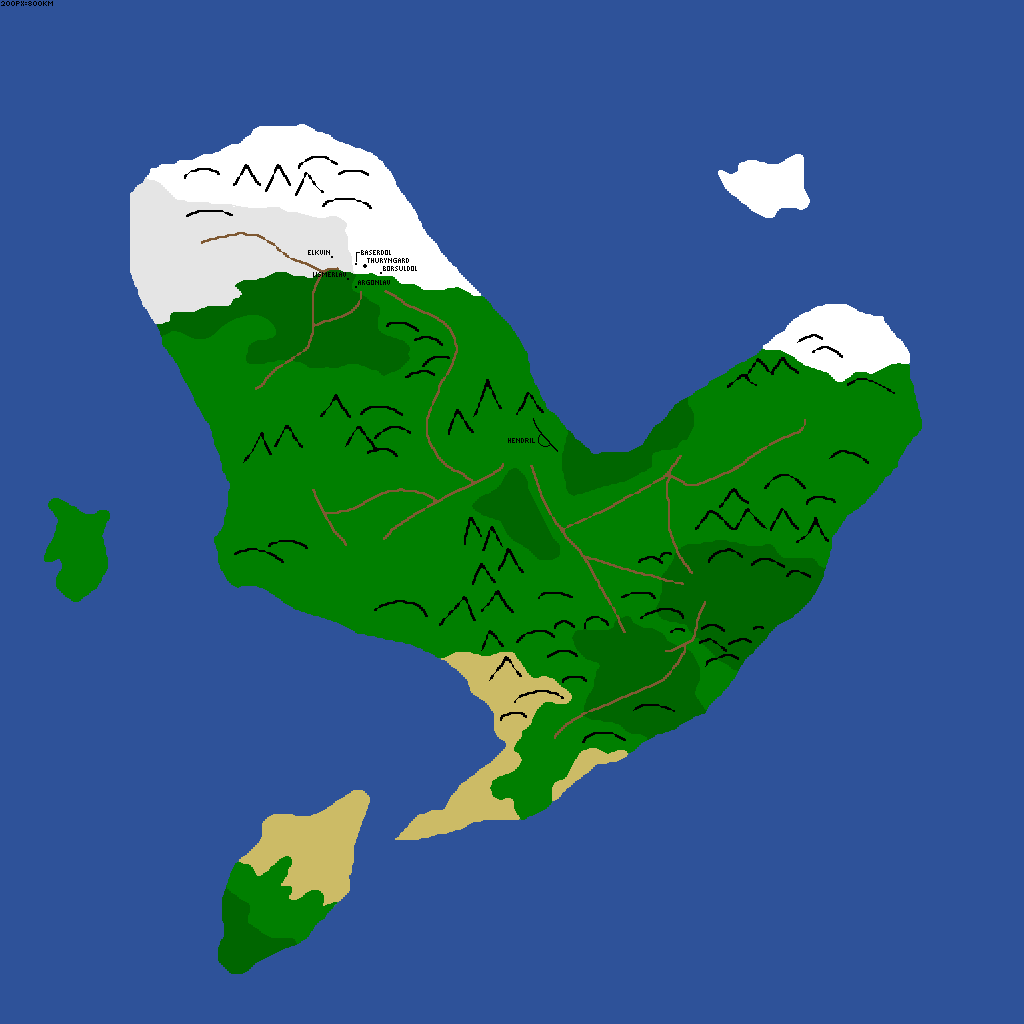
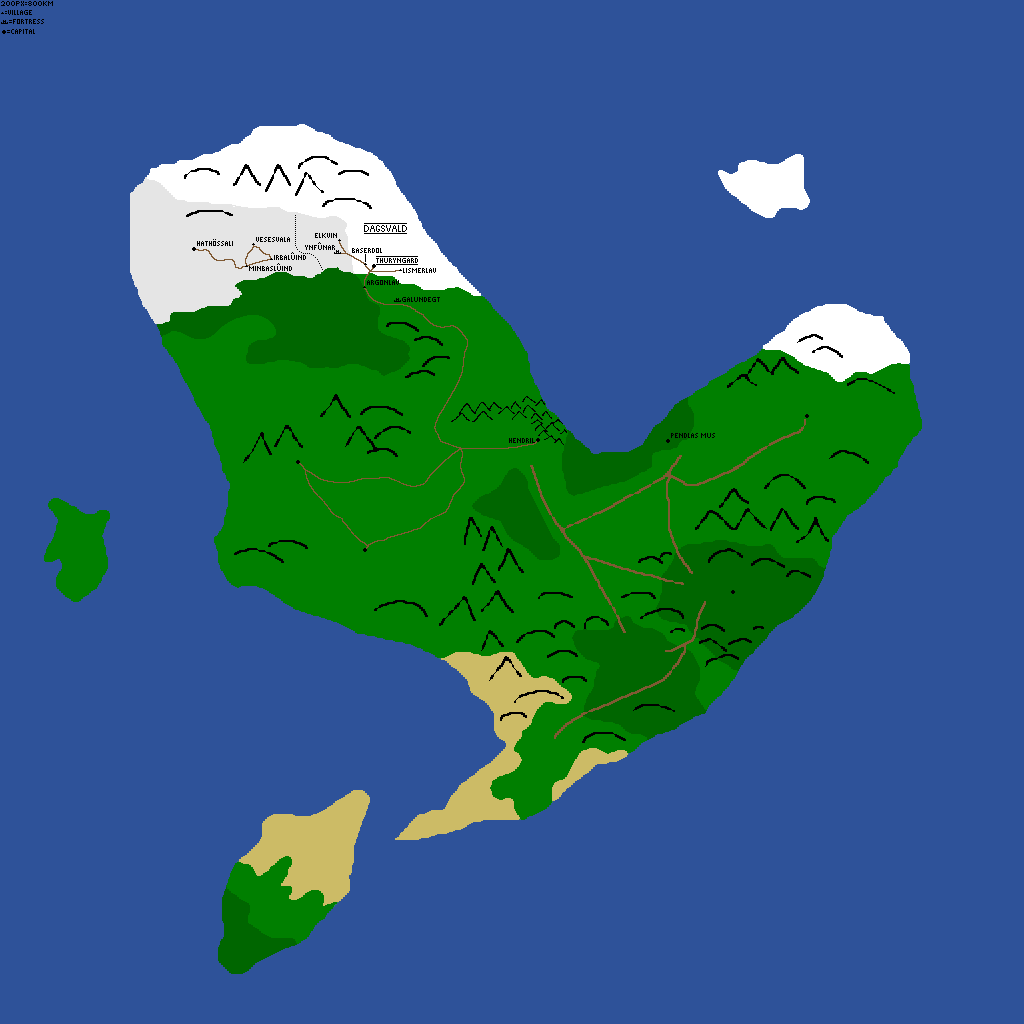
The second w=1024, h=1024 image is a revision of the first. Changes to its layers:
renamed "places" to "names", painted on it over [196, 215, 715, 443]
added layer "roads" above "Background" over [196, 241, 537, 549]
painted on "Background" over [1, 10, 809, 594]
